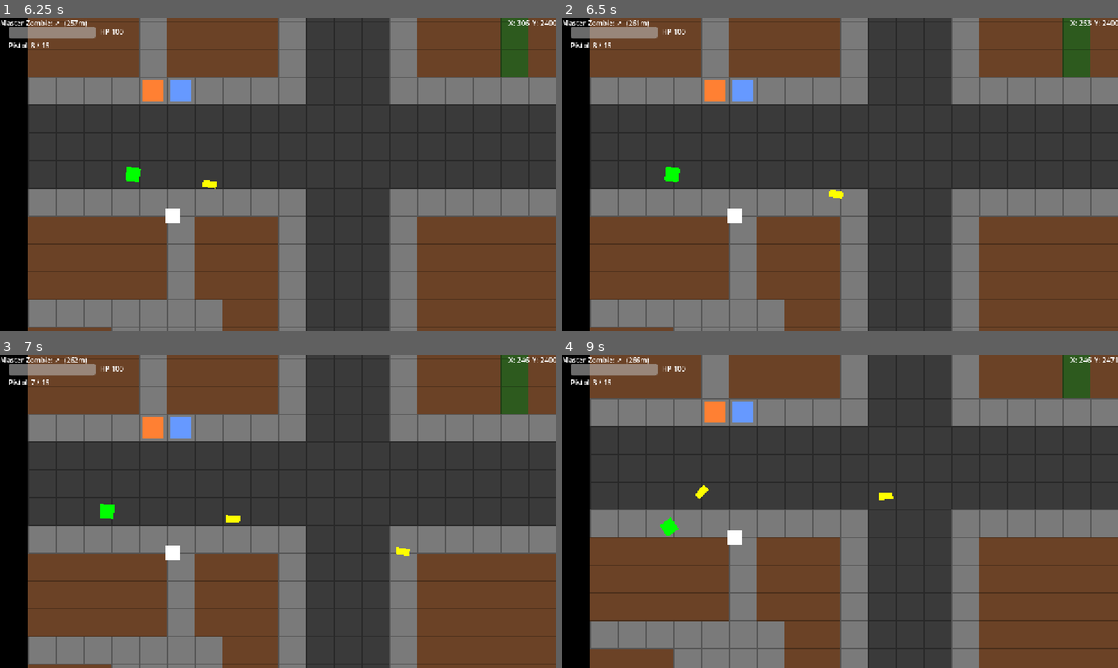
Above: before the commit, frames 1-4 (two rows, left to right).
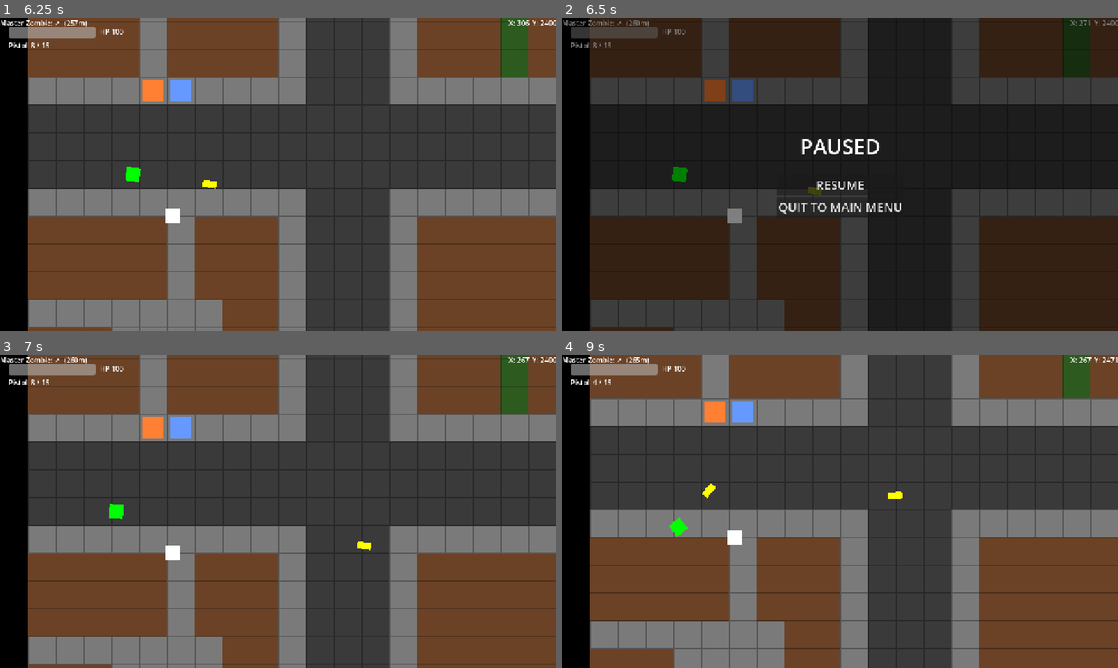
Above: after the commit, the same moments.

Repository: MKBSP/Zombie-game
Game: Godot game, scene res://scenes/ui/main_menu.tscn
The game is run twice, just before and just after one commit, with the same random seed, the same clock (stepped at 60 frames per second) and the same inputs.
Inputs (mouse positions are in pixels of both pictures, inside the frame that each line leads up to):
- Up to frame 1 (6.25 s): click "PLAY" at 0.5 s; click "SINGLE PLAYER" at 1.25 s; click "HUMAN (shooter)" at 2 s; tap Enter (ui_accept) at 2.75, 3.02, 6.02 s; move the mouse to (400, 158) at 2.77 s; hold D (move_right) 2.78-3.5 s; tap R at 2.85, 4.55, 6.05 s; click (400, 158) at 2.92 s; drag from (166, 190) to (177, 89) at 3.52 s; move the mouse to (333, 105) at 4.27 s; hold D (move_right) 4.28-5 s; hold Left (cam_left) 4.28-5 s; drag from (250, 237) to (155, 89) at 5.02 s; move the mouse to (444, 221) at 5.77 s; hold A (move_left) from 5.78 s (still down); hold Up (cam_up) from 5.78 s (still down)
- Up to frame 2 (6.5 s): keep holding A (move_left); keep holding Up (cam_up); tap Escape (ui_cancel) at 6.4 s
- Up to frame 3 (7 s): release A (move_left) at 6.5 s; release Up (cam_up) at 6.5 s; click (278, 520) at 6.5 s, where only the run after the commit has a clickable "RESUME"
- Up to frame 4 (9 s): drag from (673, 464) to (756, 433) at 7.27 s; move the mouse to (867, 511) at 8.02 s; hold S (move_down) 8.03-8.75 s; tap E (give_weapon_to_npc) at 8.1 s; click (867, 511) at 8.17 s; tap R at 8.3 s; drag from (756, 433) to (734, 536) at 8.77 s

Frame 1 is identical in both runs. In frame 2, 91% of the frame differs, in the area x 0-100%, y 0-100%; in frame 3, 0.4%; in frame 4, 0.4%.

Commit message:
fixed the server to easily run games one after the other + fixed some menu things

Diff:
--- a/scenes/ui/game_over.gd
+++ b/scenes/ui/game_over.gd
@@ -1,24 +1,38 @@
 extends Control
 
 @onready var message_label: Label = $VBoxContainer/MessageLabel
+@onready var play_again_button: Button = $VBoxContainer/PlayAgainButton
+@onready var main_menu_button: Button = $VBoxContainer/MainMenuButton
+
+
+func _ready() -> void:
+	play_again_button.pressed.connect(_on_play_again)
+	main_menu_button.pressed.connect(_on_main_menu)
 
 
 func show_message(text: String) -> void:
 	message_label.text = text
 	visible = true
-	# Pause the game tree but keep this UI processing
+	play_again_button.disabled = false
+	main_menu_button.disabled = false
+	# Pause the game tree but keep this UI processing.
 	get_tree().paused = true
 	process_mode = Node.PROCESS_MODE_ALWAYS
 
 
-func _unhandled_input(event: InputEvent) -> void:
-	if not visible:
-		return
-	if event is InputEventKey and event.pressed and event.keycode == KEY_R:
+func _on_play_again() -> void:
+	if GameState.multiplayer_active:
+		# The server restarts the match for both players; we just ask and wait
+		# for _assign_role_and_start to reload the world.
+		play_again_button.disabled = true
+		main_menu_button.disabled = true
+		play_again_button.text = "RESTARTING..."
+		Net.request_rematch()
+	else:
 		get_tree().paused = false
-		if GameState.multiplayer_active:
-			# Play again = back to the lobby; host-reload resync is fragile
-			Net.leave()
-			get_tree().change_scene_to_file("res://scenes/ui/main_menu.tscn")
-		else:
-			get_tree().reload_current_scene()
+		get_tree().reload_current_scene()
+
+
+func _on_main_menu() -> void:
+	# Handles unpause, leaving the room, and the scene change for both modes.
+	Net.leave_to_menu()
--- a/scenes/ui/game_over.tscn
+++ b/scenes/ui/game_over.tscn
@@ -43,8 +43,16 @@
 text = "GAME OVER"
 horizontal_alignment = 1
 
-[node name="RestartLabel" type="Label" parent="VBoxContainer"]
+[node name="Spacer" type="Control" parent="VBoxContainer"]
+custom_minimum_size = Vector2(0, 24)
 layout_mode = 2
-theme_override_font_sizes/font_size = 20
-text = "Press R to restart."
-horizontal_alignment = 1
+
+[node name="PlayAgainButton" type="Button" parent="VBoxContainer"]
+layout_mode = 2
+theme_override_font_sizes/font_size = 28
+text = "PLAY AGAIN"
+
+[node name="MainMenuButton" type="Button" parent="VBoxContainer"]
+layout_mode = 2
+theme_override_font_sizes/font_size = 28
+text = "MAIN MENU"
--- /dev/null
+++ b/scenes/ui/pause_menu.gd
@@ -0,0 +1,51 @@
+extends Control
+
+## In-game overlay toggled with Esc: Resume + Quit to Main Menu.
+## Single-player truly pauses the tree. Multiplayer is overlay-only — the
+## simulation is authoritative on the server and can't be paused for one player.
+
+@onready var resume_button: Button = $VBoxContainer/ResumeButton
+@onready var menu_button: Button = $VBoxContainer/MenuButton
+
+
+func _ready() -> void:
+	visible = false
+	# Stay responsive while the tree is paused (single-player).
+	process_mode = Node.PROCESS_MODE_ALWAYS
+	# The dedicated server has no input or view; this node just sits dormant.
+	if GameState.is_dedicated_server:
+		set_process_unhandled_input(false)
+		return
+	resume_button.pressed.connect(_close)
+	menu_button.pressed.connect(_on_menu)
+
+
+func _unhandled_input(event: InputEvent) -> void:
+	if not event.is_action_pressed("ui_cancel"):
+		return
+	# Don't pop over the game-over screen.
+	var game_over := get_parent().get_node_or_null("GameOverScreen")
+	if game_over and game_over.visible:
+		return
+	if visible:
+		_close()
+	else:
+		_open()
+	get_viewport().set_input_as_handled()
+
+
+func _open() -> void:
+	visible = true
+	if not GameState.multiplayer_active:
+		get_tree().paused = true
+
+
+func _close() -> void:
+	visible = false
+	get_tree().paused = false
+
+
+func _on_menu() -> void:
+	visible = false
+	# Handles unpause, leaving the room, and the scene change for both modes.
+	Net.leave_to_menu()
--- /dev/null
+++ b/scenes/ui/pause_menu.tscn
@@ -0,0 +1,52 @@
+[gd_scene format=3 uid="uid://bcmoows3wxra3"]
+
+[ext_resource type="Script" path="res://scenes/ui/pause_menu.gd" id="1_pm"]
+
+[node name="PauseMenu" type="Control"]
+layout_mode = 3
+anchors_preset = 15
+anchor_right = 1.0
+anchor_bottom = 1.0
+grow_horizontal = 2
+grow_vertical = 2
+script = ExtResource("1_pm")
+
+[node name="Background" type="ColorRect" parent="."]
+layout_mode = 1
+anchors_preset = 15
+anchor_right = 1.0
+anchor_bottom = 1.0
+grow_horizontal = 2
+grow_vertical = 2
+color = Color(0, 0, 0, 0.5)
+
+[node name="VBoxContainer" type="VBoxContainer" parent="."]
+layout_mode = 1
+anchors_preset = 8
+anchor_left = 0.5
+anchor_top = 0.5
+anchor_right = 0.5
+anchor_bottom = 0.5
+grow_horizontal = 2
+grow_vertical = 2
+alignment = 1
+
+[node name="TitleLabel" type="Label" parent="VBoxContainer"]
+layout_mode = 2
+theme_override_font_sizes/font_size = 48
+text = "PAUSED"
+horizontal_alignment = 1
+
+[node name="Spacer" type="Control" parent="VBoxContainer"]
+custom_minimum_size = Vector2(0, 24)
+layout_mode = 2
+
+[node name="ResumeButton" type="Button" parent="VBoxContainer"]
+layout_mode = 2
+theme_override_font_sizes/font_size = 28
+text = "RESUME"
+
+[node name="MenuButton" type="Button" parent="VBoxContainer"]
+layout_mode = 2
+theme_override_font_sizes/font_size = 28
+text = "QUIT TO MAIN MENU"
--- a/scenes/world/world.gd
+++ b/scenes/world/world.gd
@@ -320,6 +320,11 @@
 ## Broadcast by the server; each peer renders the message for its own role.
 @rpc("authority", "call_local", "reliable")
 func _game_over(master_died: bool) -> void:
+	# Dedicated server: no UI and never pause the authoritative tree. Reset the
+	# room so the same players can rematch (or a new host can take over).
+	if multiplayer.is_server() and GameState.is_dedicated_server:
+		Net.server_on_match_ended()
+		return
 	var msg: String
 	if master_died:
 		msg = "YOU LOSE" if GameState.role == GameState.Role.ZOMBIE else "YOU WIN!"
--- a/scenes/world/world.tscn
+++ b/scenes/world/world.tscn
@@ -5,6 +5,7 @@
 [ext_resource type="TileSet" uid="uid://cf1misi0mm7de" path="res://resources/city_tileset.tres" id="2_6m72w"]
 [ext_resource type="Script" uid="uid://bxy2abnykiaey" path="res://scenes/ui/hud.gd" id="2_4676e"]
 [ext_resource type="PackedScene" uid="uid://ct8xtlcyubd03" path="res://scenes/ui/game_over.tscn" id="3_1b30x"]
+[ext_resource type="PackedScene" uid="uid://bcmoows3wxra3" path="res://scenes/ui/pause_menu.tscn" id="20_pausemenu"]
 [ext_resource type="Script" uid="uid://cwpmi5vl50l00" path="res://scripts/prop_scatter.gd" id="5_v5dby"]
 [ext_resource type="PackedScene" uid="uid://c6ybd5e8xxkoe" path="res://scenes/props/prop_car.tscn" id="6_t5ptc"]
 [ext_resource type="PackedScene" uid="uid://cj1kaemyobmkr" path="res://scenes/props/prop_tree.tscn" id="7_gb53w"]
@@ -130,6 +131,9 @@
 [node name="GameOverScreen" parent="HUDLayer" unique_id=474424163 instance=ExtResource("3_1b30x")]
 visible = false
 
+[node name="PauseMenu" parent="HUDLayer" instance=ExtResource("20_pausemenu")]
+visible = false
+
 [node name="PropScatter" type="Node" parent="." unique_id=1925195708 node_paths=PackedStringArray("ground_layer", "building_layer")]
 script = ExtResource("5_v5dby")
 car_scene = ExtResource("6_t5ptc")
--- a/scripts/network.gd
+++ b/scripts/network.gd
@@ -30,13 +30,16 @@
 signal room_error(message: String)  # client: host/join was refused
 ## Lobby roster changed. Each arg is the peer id holding that role (0 = free).
 signal lobby_updated(human_peer: int, zombie_peer: int)
+## The room ended out from under this client (opponent left, etc.).
+signal room_closed(reason: String)
 
 # Server-only room state (single active room).
 var _room_code: String = ""
-var _members: Array[int] = []   # peers in the room (max 2)
+var _members: Array[int] = []   # peers in the room (max 2); _members[0] is host
 var _human_peer: int = 0
 var _zombie_peer: int = 0
 var _match_started: bool = false
+var _match_over: bool = false   # match finished; players choosing rematch/quit
 
 
 ## Which server a client connects to by default: localhost in the editor,
@@ -52,6 +55,10 @@
 ## Start the authoritative headless server. Reads the port from $PORT (Railway
 ## sets this) and falls back to DEFAULT_PORT for local testing.
 func start_dedicated_server() -> Error:
+	# Idempotent: re-entering main_menu._ready() (with --server) after a match
+	# must not recreate the peer and drop every connection.
+	if GameState.is_dedicated_server and multiplayer.has_multiplayer_peer():
+		return OK
 	var port := DEFAULT_PORT
 	var env_port := OS.get_environment("PORT")
 	if env_port.is_valid_int():
@@ -76,6 +83,17 @@
 
 
 func _on_server_peer_disconnected(id: int) -> void:
+	_handle_member_left(id)
+
+
+## A member left (disconnect or explicit leave). End the session sensibly:
+## an empty room closes; during or after a match any departure closes the room
+## and sends the other player home; in the lobby only the host leaving closes it
+## (a joiner leaving just frees their slot so the host can keep waiting).
+func _handle_member_left(id: int) -> void:
+	if id not in _members:
+		return
+	var was_host := _members[0] == id
 	_members.erase(id)
 	if id == _human_peer:
 		_human_peer = 0
@@ -83,6 +101,12 @@
 		_zombie_peer = 0
 	if _members.is_empty():
 		_close_room()
+		return
+	if _match_started or _match_over or was_host:
+		var remaining := _members.duplicate()
+		_close_room()
+		for m in remaining:
+			_room_closed.rpc_id(m, "The other player left.")
 	else:
 		_broadcast_lobby()
 
@@ -101,6 +125,7 @@
 	_human_peer = 0
 	_zombie_peer = 0
 	_match_started = false
+	_match_over = false
 	print("[server] room created: %s (host=%d)" % [_room_code, sender])
 	_room_joined.rpc_id(sender, _room_code)
 	_broadcast_lobby()
@@ -132,7 +157,7 @@
 ## Client -> server: request a role within the room. The server is the arbiter.
 @rpc("any_peer", "reliable")
 func claim_role(role: int) -> void:
-	if not multiplayer.is_server() or _match_started:
+	if not multiplayer.is_server() or _match_started or _match_over:
 		return
 	var sender := multiplayer.get_remote_sender_id()
 	if sender not in _members:
@@ -152,6 +177,29 @@
 		_start_match()
 
 
+## Client -> server: restart with the same two players and the same roles.
+@rpc("any_peer", "reliable")
+func rematch() -> void:
+	if not multiplayer.is_server():
+		return
+	var sender := multiplayer.get_remote_sender_id()
+	if sender not in _members:
+		return
+	if _match_started:
+		return  # already restarting — both players may click Play Again
+	if _human_peer == 0 or _zombie_peer == 0:
+		return  # need both roles still present
+	_start_match()
+
+
+## Client -> server: leave the room (quit to menu).
+@rpc("any_peer", "reliable")
+func leave_room() -> void:
+	if not multiplayer.is_server():
+		return
+	_handle_member_left(multiplayer.get_remote_sender_id())
+
+
 func _broadcast_lobby() -> void:
 	for m in _members:
 		_update_lobby.rpc_id(m, _human_peer, _zombie_peer)
@@ -159,12 +207,26 @@
 
 func _start_match() -> void:
 	_match_started = true
+	_match_over = false
 	GameState.world_seed = randi()
 	GameState.multiplayer_active = true
 	print("[server] both roles filled — starting match (human=%d zombie=%d seed=%d)" % [_human_peer, _zombie_peer, GameState.world_seed])
 	_assign_role_and_start.rpc_id(_human_peer, GameState.Role.HUMAN, GameState.world_seed)
 	_assign_role_and_start.rpc_id(_zombie_peer, GameState.Role.ZOMBIE, GameState.world_seed)
+	get_tree().paused = false
 	get_tree().change_scene_to_file("res://scenes/world/world.tscn")
+
+
+## Server: a match just ended. Keep the room + roles so the players can rematch,
+## but mark it finished and drop the finished world (dedicated server goes idle
+## until a rematch or a brand-new host arrives).
+func server_on_match_ended() -> void:
+	if not multiplayer.is_server():
+		return
+	_match_started = false
+	_match_over = true
+	if GameState.is_dedicated_server:
+		get_tree().change_scene_to_file("res://scenes/ui/main_menu.tscn")
 
 
 func _close_room() -> void:
@@ -173,6 +235,7 @@
 	_human_peer = 0
 	_zombie_peer = 0
 	_match_started = false
+	_match_over = false
 	print("[server] room closed — waiting for a host")
 
 
@@ -221,6 +284,23 @@
 	claim_role.rpc_id(1, role)
 
 
+## Client -> server: rematch with the same players/roles.
+func request_rematch() -> void:
+	rematch.rpc_id(1)
+
+
+## Leave the current room (if any) and return to the main menu. Safe in both
+## single-player and multiplayer; the explicit leave_room RPC frees the server's
+## room immediately rather than waiting on a (possibly slow) WebSocket close.
+func leave_to_menu() -> void:
+	if GameState.multiplayer_active and not multiplayer.is_server():
+		leave_room.rpc_id(1)
+		await get_tree().process_frame  # let the RPC flush before we drop the peer
+	leave()
+	get_tree().paused = false
+	get_tree().change_scene_to_file("res://scenes/ui/main_menu.tscn")
+
+
 func _on_connected() -> void:
 	connected_to_server.emit()
 
@@ -256,7 +336,16 @@
 	GameState.role = role
 	GameState.world_seed = world_seed
 	GameState.multiplayer_active = true
+	get_tree().paused = false
 	get_tree().change_scene_to_file("res://scenes/world/world.tscn")
+
+
+## Server -> client: the room ended (opponent left). Return to the menu.
+@rpc("authority", "reliable")
+func _room_closed(reason: String) -> void:
+	room_closed.emit(reason)
+	print("[net] room closed: ", reason)
+	_back_to_menu()
 
 
 # ----------------------------------------------------------------------- Shared
@@ -273,6 +362,7 @@
 	_human_peer = 0
 	_zombie_peer = 0
 	_match_started = false
+	_match_over = false
 
 
 func _back_to_menu() -> void:
Not shown, added: scenes/ui/pause_menu.gd.uid
Not shown, changed: .DS_Store
Not shown, changed: build/web.zip
Not shown, changed: build/web/index.html
Not shown, changed: build/web/index.pck
Not shown, added: docs/.DS_Store
Not shown, added: docs/superpowers/.DS_Store
